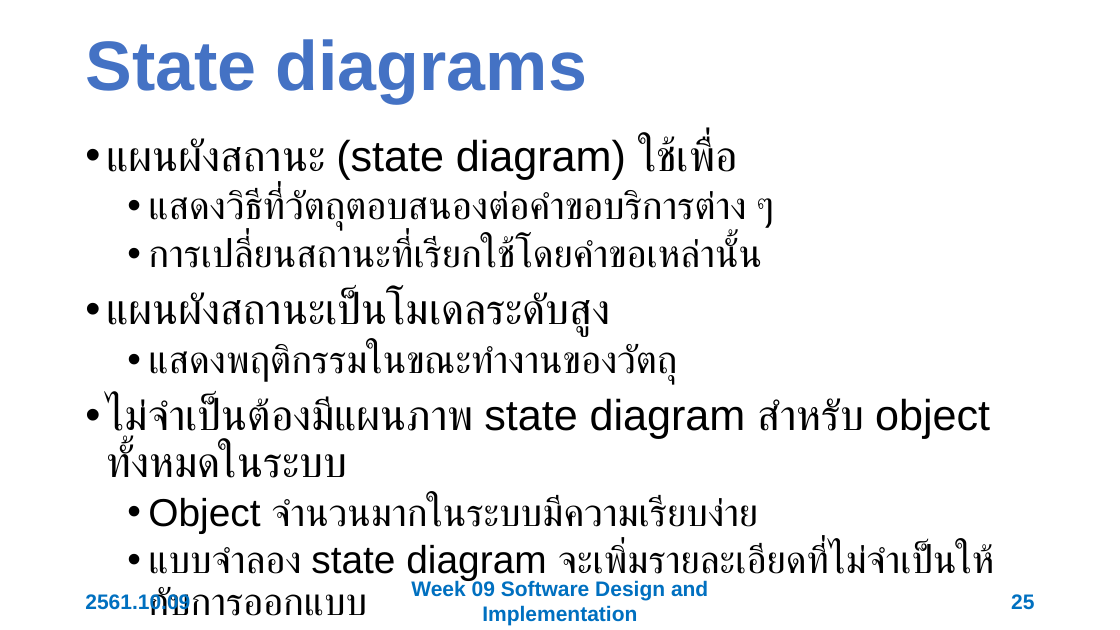
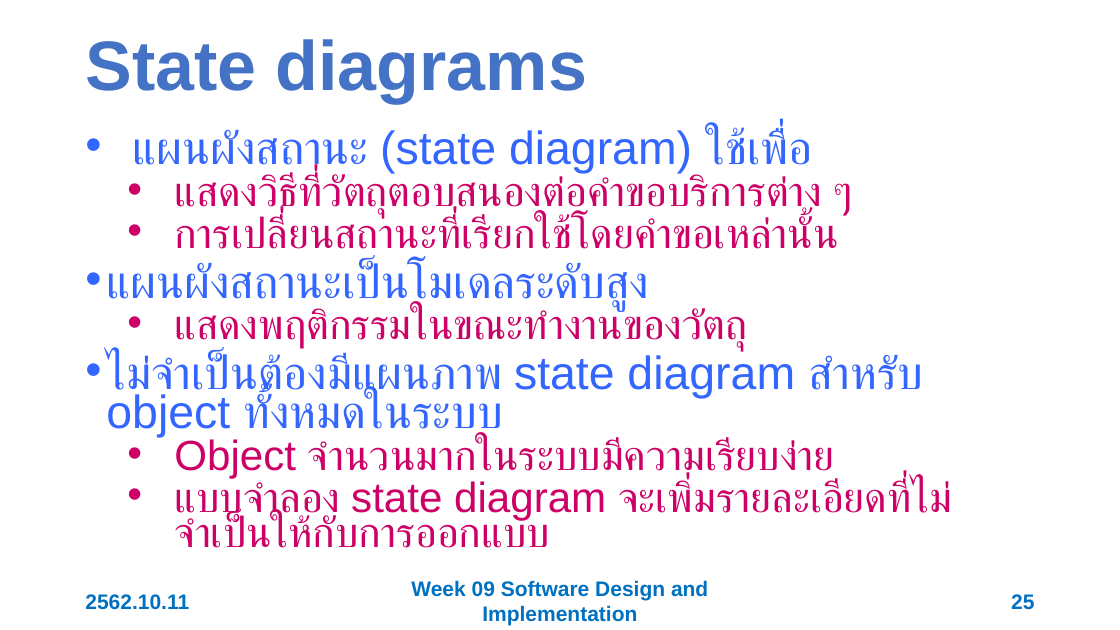
Before and after one commit to 03376806-software-engineering/Week-09-Software-Implementation, a slide deck: slide 25 of Slides/Week 09 Software Implementation.pptx. Drawn at 1120x630 pixels with LibreOffice and Linux fonts; fonts in the diff are those of the drawing. Boxes give left, top, right and bottom in pixels: in the first picture for what was removed or moved away, otherwise in the second. Text is boxed around its words. In the diff, an @@ line names an element or a change of style, - is before the commit and + after.

```diff
--- a/Slides/Week 09 Software Implementation.pptx
+++ b/Slides/Week 09 Software Implementation.pptx
@@ text "แผนผังสถานะ (state diagram) ใช้เพื่อ" at (x1=106, y1=128, x2=953, y2=548): size 37 to 39.8 pt, text colour #000000 to #3366FF in "แผนผังสถานะ (state diagram) ใช้เพื่อ", "แผนผังสถานะเป็นโมเดลระดับสูง", "ไม่จำเป็นต้องมีแผนภาพ state diagram สำหรับ object ทั้งหมดในร ..."; size 33.3 to 36.1 pt, text colour #000000 to #CC0066 in "แสดงวิธีที่วัตถุตอบสนองต่อคำขอบริการต่าง ๆ", "การเปลี่ยนสถานะที่เรียกใช้โดยคำขอเหล่านั้น", "แสดงพฤติกรรมในขณะทำงานของวัตถุ", "Object จำนวนมากในระบบมีความเรียบง่าย" and 1 more places; indent changed; line spacing 0.9 to 0.7 @@
@@ text at (x1=85, y1=594, x2=189, y2=610): text changed @@
-2561.10.09
+2562.10.11
```
Also in this commit, not shown: 57 other slides changed.
